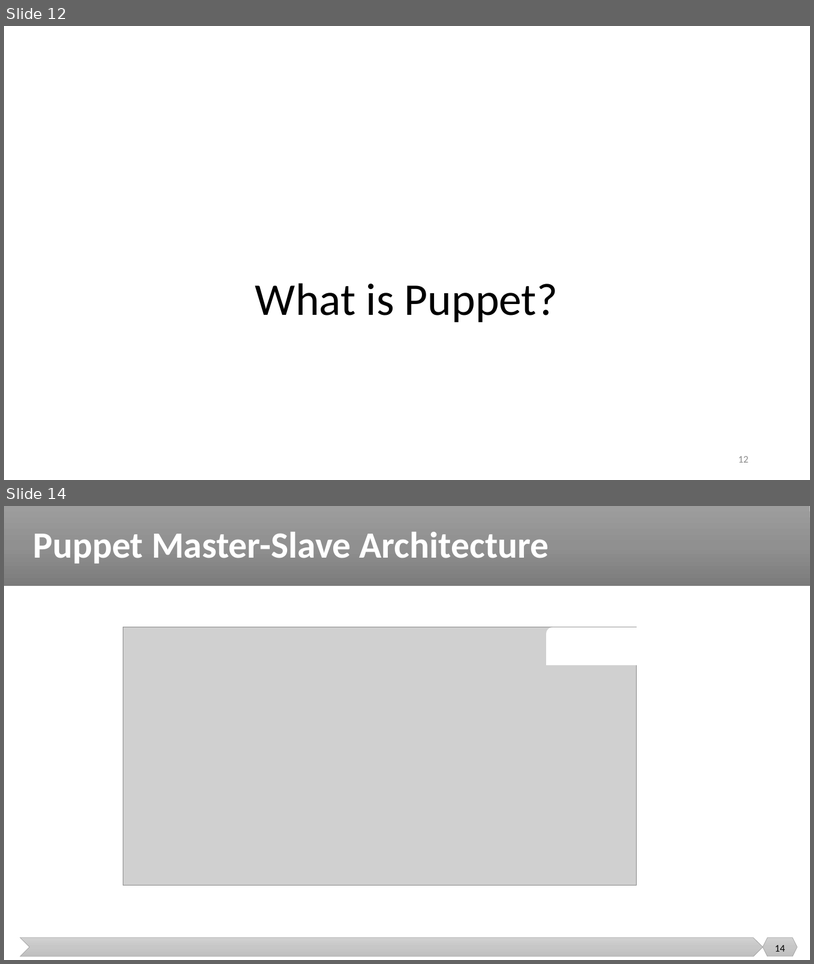
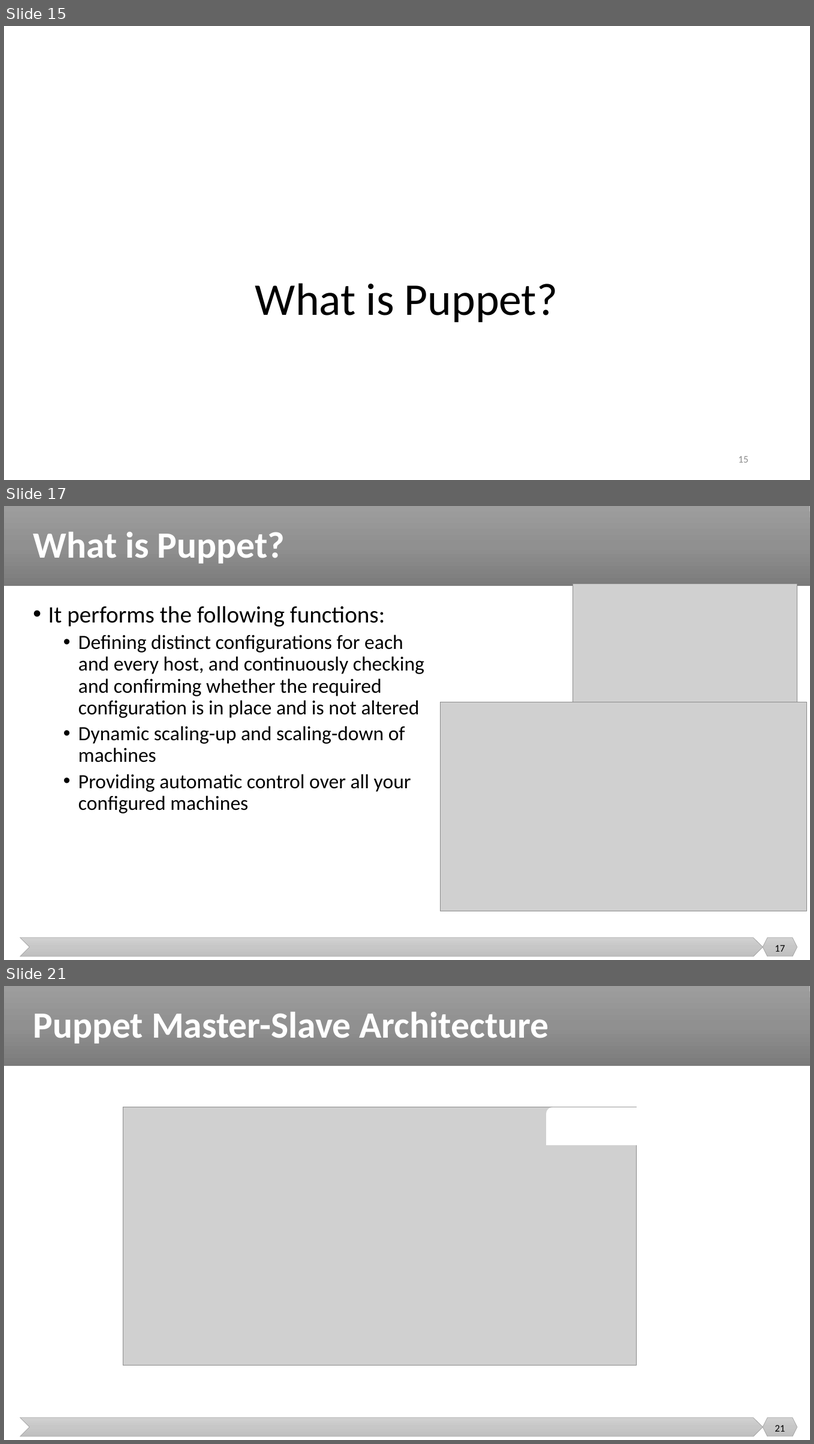
Before and after one commit to malenezi/malenezi, a slide deck: SE489/Lectures/6-Configuration Management/Configuration Management 2.pptx. Shown one above the other, each under a label of ours: slides 12 and 14 before the commit, slides 15, 17 and 21 after it; the slides between them are not shown. The pictures are 814x964 and 814x1444 pixels, drawn with LibreOffice and Linux fonts; fonts in the diff are those of the drawing; grey boxes stand for pictures. Boxes give left, top, right and bottom in pixels: in the first picture for what was removed or moved away, otherwise in the second. Text is boxed around its words. In the diff, an @@ line names an element or a change of style, - is before the commit and + after.

```diff
--- a/SE489/Lectures/6-Configuration Management/Configuration Management 2.pptx
+++ b/SE489/Lectures/6-Configuration Management/Configuration Management 2.pptx
@@ slide 17 added at bbox=[4, 506, 810, 960], background #FFFFFF; not listed: 3 template elements that a slide beside it also shows @@
@@ title added at bbox=[33, 532, 285, 564], 44 pt, text #FFFFFF, bold @@
+What is Puppet?
@@ picture added at bbox=[573, 584, 798, 702] @@
@@ text added at bbox=[48, 606, 425, 813], 24 pt, text #000000 @@
+• It performs the following functions:
+  • Defining distinct configurations for each and every host, and continuously checking and confirming whether the required configuration is in place and is not altered
+  • Dynamic scaling-up and scaling-down of machines
+  • Providing automatic control over all your configured machines
@@ picture added at bbox=[440, 702, 807, 912] @@
@@ page number added at bbox=[775, 945, 785, 951], 12 pt, text #000000 @@
+17
@@ what was slide 12 is now slide 15 @@
@@ page number at bbox=[738, 456, 749, 462]: text changed @@
-12
+15
@@ what was slide 14 is now slide 21 @@
@@ page number at bbox=[775, 1425, 785, 1431]: text changed @@
-14
+21
```
Also in this commit, not shown: 2 slides changed, 7 other slides added, 1 other file.
